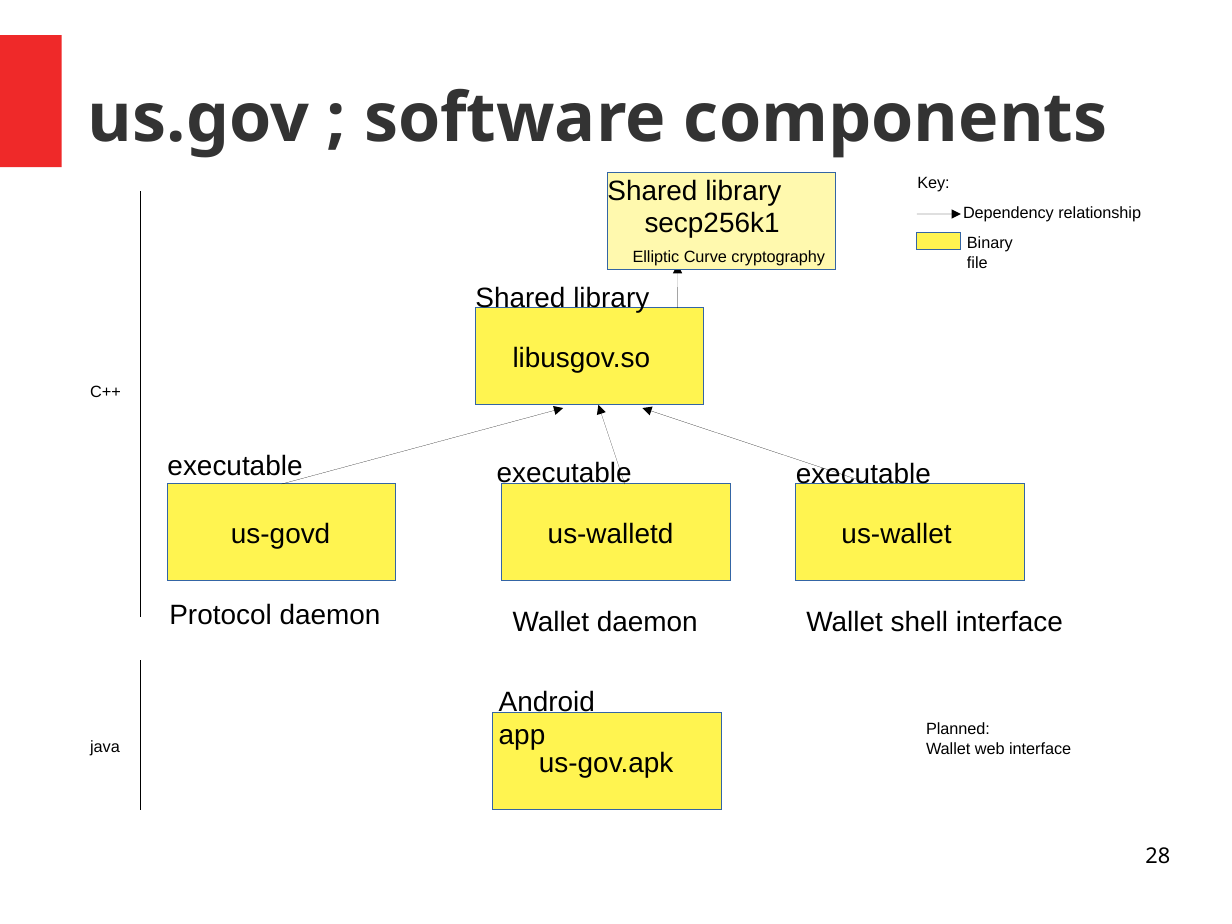
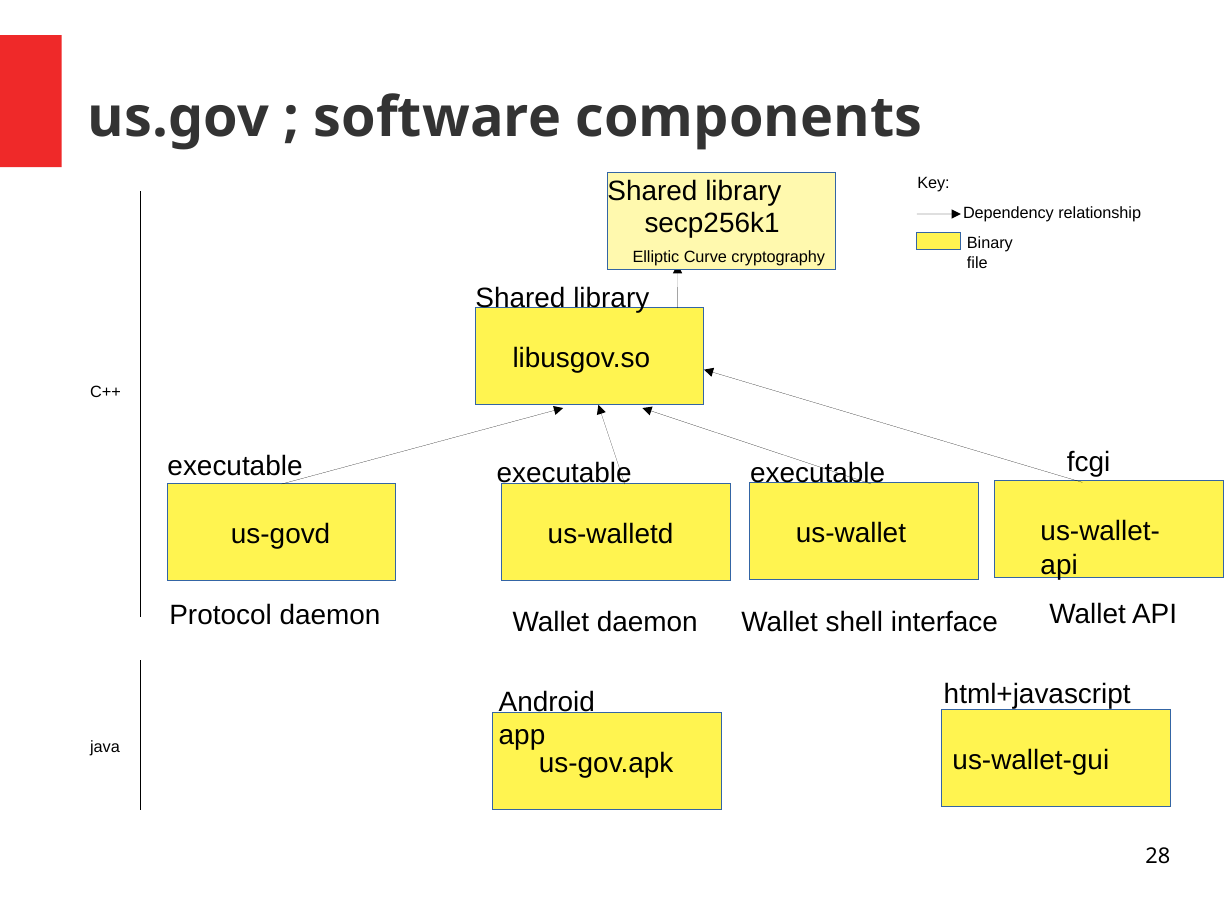
Before and after one commit to RedSkiesIO/ac-core-doc, a slide deck: slide 28 of us.gov.odp. Drawn at 1232x924 pixels with LibreOffice and Linux fonts; fonts in the diff are those of the drawing. Boxes give left, top, right and bottom in pixels: in the first picture for what was removed or moved away, otherwise in the second. Text is boxed around its words. In the diff, an @@ line names an element or a change of style, - is before the commit and + after.

```diff
--- a/us.gov.odp
+++ b/us.gov.odp
@@ title "us.gov ; software components" at [88, 93, 923, 150]: size 44 to 36 pt @@
@@ arrow added from (1083, 483) to (704, 370), #000000 0 pt @@
@@ text added at [1067, 450, 1110, 477], 18 pt, text #000000 @@
+fcgi
@@ 2 texts, 1 rectangle: place and size @@
-2 texts, 1 rectangle at [796, 462, 1025, 581]
+2 texts, 1 rectangle at [750, 460, 979, 580]
@@ rectangle added at [995, 481, 1224, 578], fill #FFF450, outline #3465A4 0 pt @@
@@ text added at [1040, 519, 1159, 579], 18 pt, text #000000 @@
+us-wallet-api
@@ text "Wallet shell interface": place and size @@
-text "Wallet shell interface" at [806, 610, 1063, 632]
+text "Wallet shell interface" at [741, 610, 998, 632]
@@ text added at [1049, 602, 1177, 624], 18 pt, text #000000 @@
+Wallet API
@@ text added at [944, 682, 1131, 709], 18 pt, text #000000 @@
+html+javascript
@@ rectangle added at [942, 710, 1172, 807], fill #FFF450, outline #3465A4 0 pt @@
@@ text removed at [926, 722, 1071, 754] @@
-Planned:
-Wallet web interface
@@ text added at [952, 748, 1109, 774], 18 pt, text #000000 @@
+us-wallet-gui
```
Also in this commit, not shown: 3 other slides changed, 1 slide added, 1 other file.
